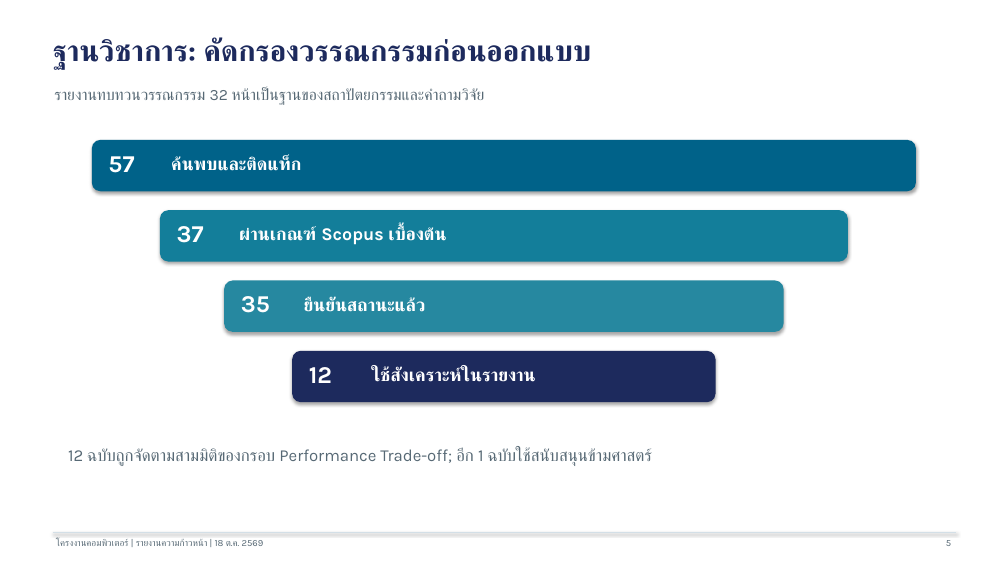
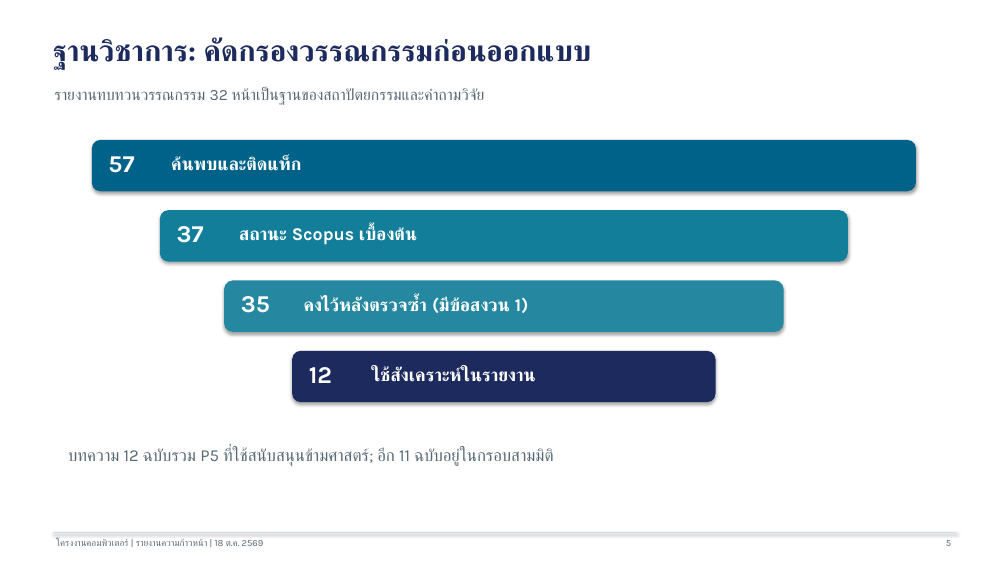
Before and after one commit to natchapolp-glitch/Capstone-Project, a slide deck: slide 5 of ass5_output/Residential_Intelligence_Project_Progress_READY_2026-10-18.pptx. Drawn at 1008x567 pixels with LibreOffice and Linux fonts; fonts in the diff are those of the drawing. Boxes give left, top, right and bottom in pixels: in the first picture for what was removed or moved away, otherwise in the second. Text is boxed around its words. In the diff, an @@ line names an element or a change of style, - is before the commit and + after.

```diff
--- a/ass5_output/Residential_Intelligence_Project_Progress_READY_2026-10-18.pptx
+++ b/ass5_output/Residential_Intelligence_Project_Progress_READY_2026-10-18.pptx
@@ text at [239, 227, 417, 245]: text changed @@
-ผ่านเกณฑ์ Scopus เบื้องต้น
+สถานะ Scopus เบื้องต้น
@@ text at [304, 297, 528, 313]: text changed @@
-ยืนยันสถานะแล้ว
+คงไว้หลังตรวจซ้ำ (มีข้อสงวน 1)
@@ text at [68, 448, 554, 466]: text changed @@
-12 ฉบับถูกจัดตามสามมิติของกรอบ Performance Trade-off; อีก 1 ฉบับใช้สนับสนุนข้ามศาสตร์
+บทความ 12 ฉบับรวม P5 ที่ใช้สนับสนุนข้ามศาสตร์; อีก 11 ฉบับอยู่ในกรอบสามมิติ
```
Also in this commit, not shown: 2 other slides changed, 10 other files.
